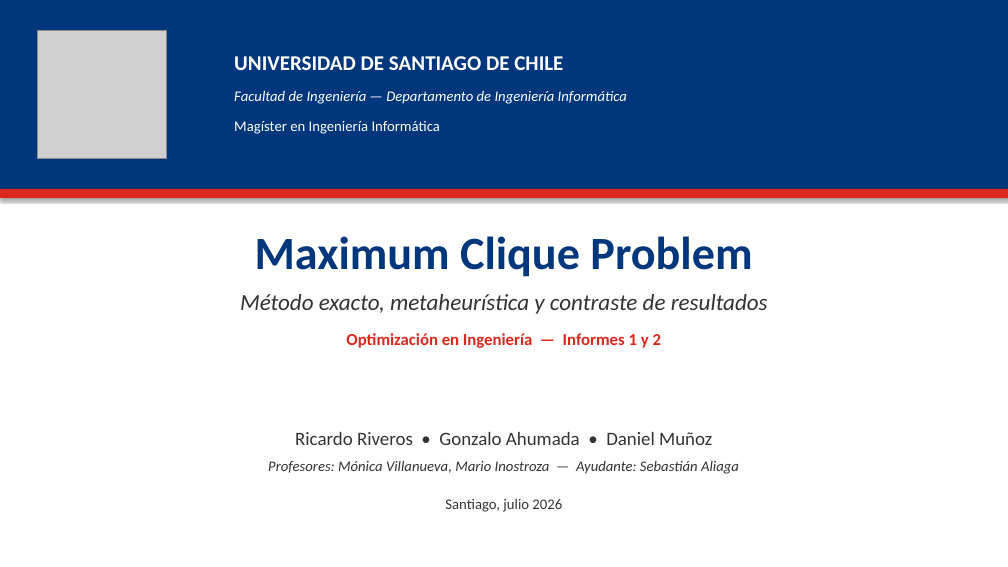
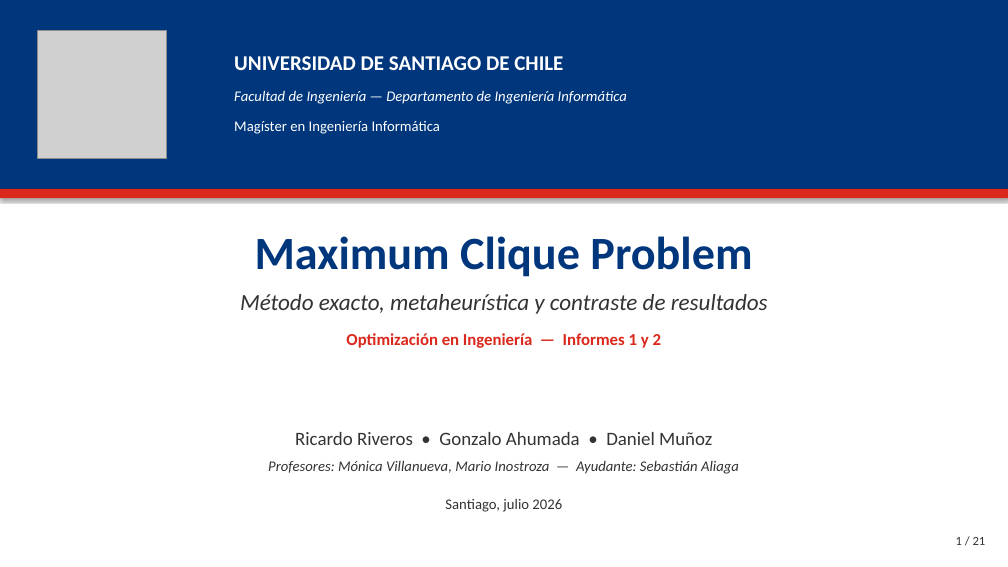
Before and after one commit to dmm-usach/lab-opti, a slide deck: slide 1 of presentacion/Presentacion_MCP.pptx. Drawn at 1008x567 pixels with LibreOffice and Linux fonts; fonts in the diff are those of the drawing; grey boxes stand for pictures. Boxes give left, top, right and bottom in pixels: in the first picture for what was removed or moved away, otherwise in the second. Text is boxed around its words. In the diff, an @@ line names an element or a change of style, - is before the commit and + after.

```diff
--- a/presentacion/Presentacion_MCP.pptx
+++ b/presentacion/Presentacion_MCP.pptx
@@ text added at [956,537,986,545], 12 pt, text #333333 @@
+1 / 21
```
Also in this commit, not shown: 7 other slides changed, 7 other files.
